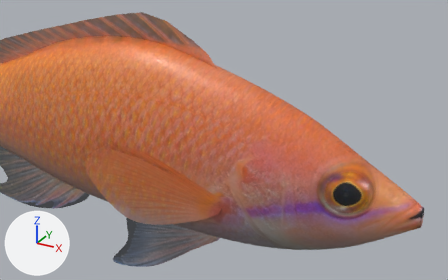
Two versions of the glTF model scripts/rotatable-aquascape/reef/assets/fish/anthias.glb, one commit apart.
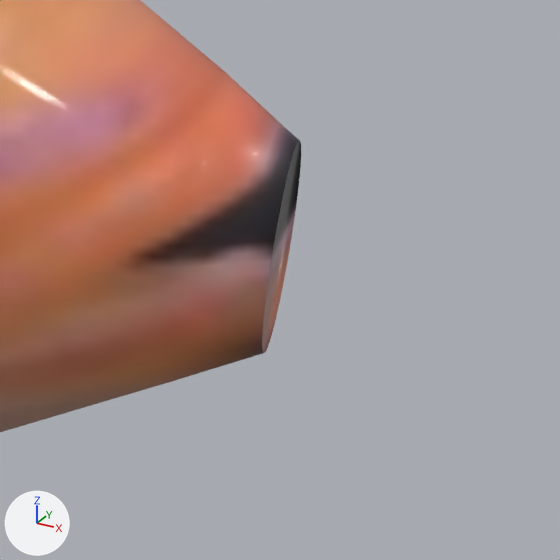
Old and new are each drawn whole from a 50 mm camera at (0.624, -0.822, 0.454) aimed at (0.224, -0.095, 0.09) and again close up on the part from 89% to 100% of the width and 70% to 88% of the height. Lighting does not change. The marker at lower left points along +X, +Y and +Z. The older version's two pictures come first. Vertices at exactly the same position are counted once.

Objects in the first close-up: 'anthias__body'.
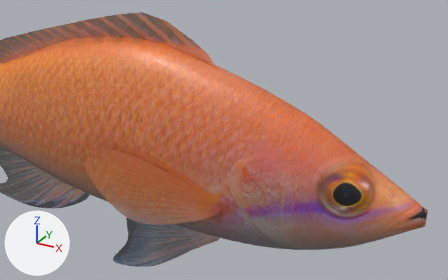
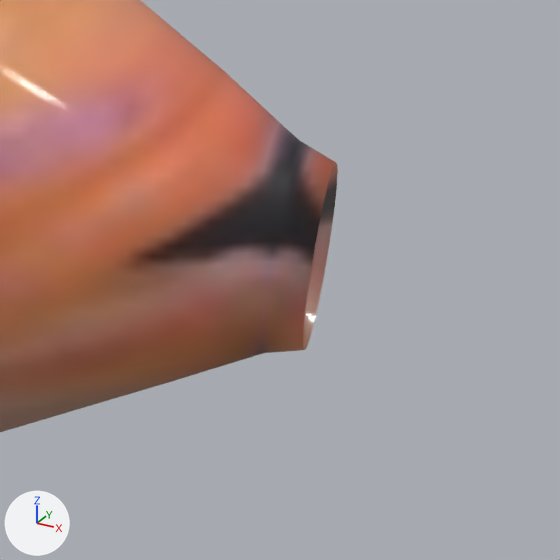
The change in detail:
Material 'anthias lip and cavity tissue' (mat_anthias_lip_and_cavity_tissue) is new.
Uses the picture img_anthias_skin.
me_anthias__body is used by ob_anthias__body; location (0.0, 0.0, 0.0).
me_anthias__body had 4274 vertices, 8544 faces and spanned x -0.5..0.5, y -0.071..0.071, z -0.142..0.193.
me_anthias__body now has 4418 vertices, 8832 faces and spans x -0.5..0.505, y -0.071..0.071, z -0.142..0.193.
me_anthias__body part 1: 1 vertex removed from x 0.5, y 0.0, z -0.011; 145 vertices added at x 0.47..0.505, y -0.006..0.006, z -0.025..0.003.
me_anthias__body part 2: 8496 faces spanning x -0.5..0.5, y -0.071..0.071, z -0.142..0.193 switch from mat_anthias_skin (picture img_anthias_skin) to mat_anthias_lip_and_cavity_tissue.

Boxes [x1, y1, x2, y2] around the edits, measured in the close-ups (560 x 560 px):
'anthias__body', reshaped
    before: [0, 0, 301, 432]
    after: [0, 0, 338, 432]
part 1 of me_anthias__body, built on
    before: [262, 141, 301, 353]
    after: [262, 141, 338, 353]
part 2 of me_anthias__body, recoloured
    both: [199, 124, 300, 369]
